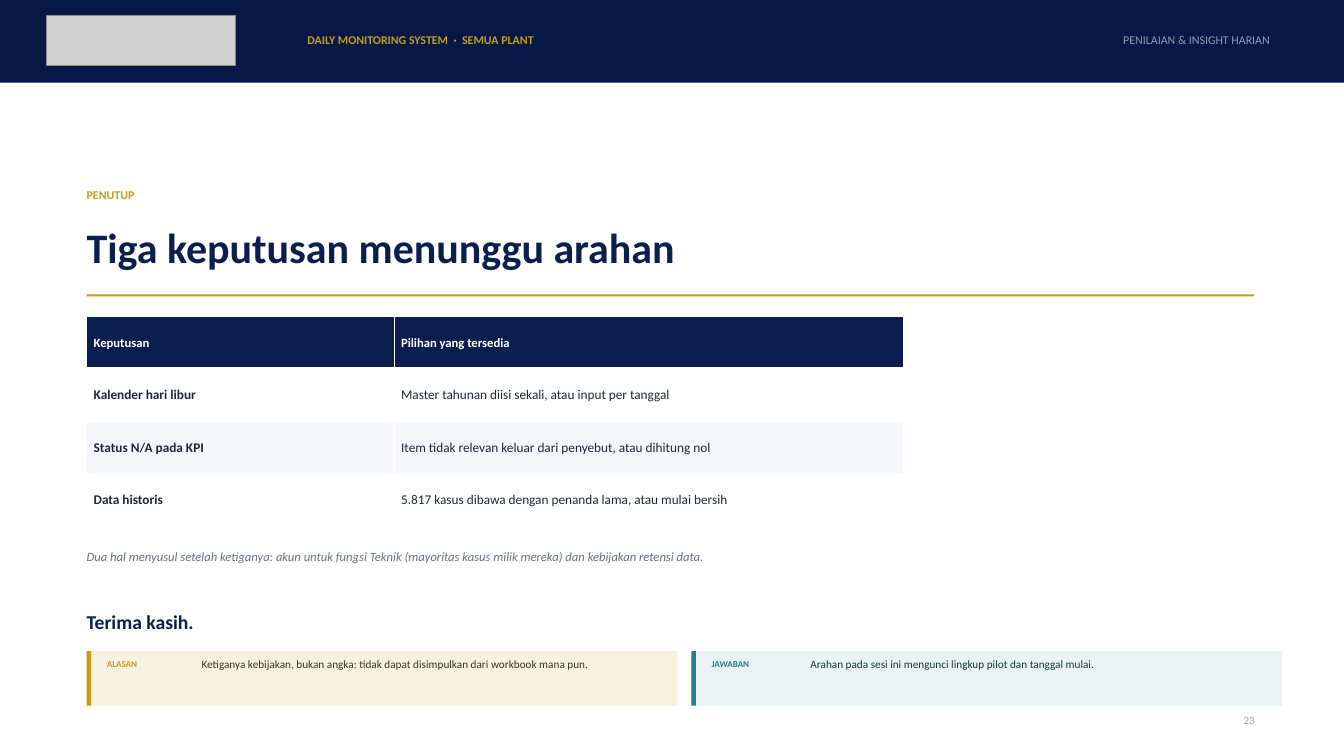
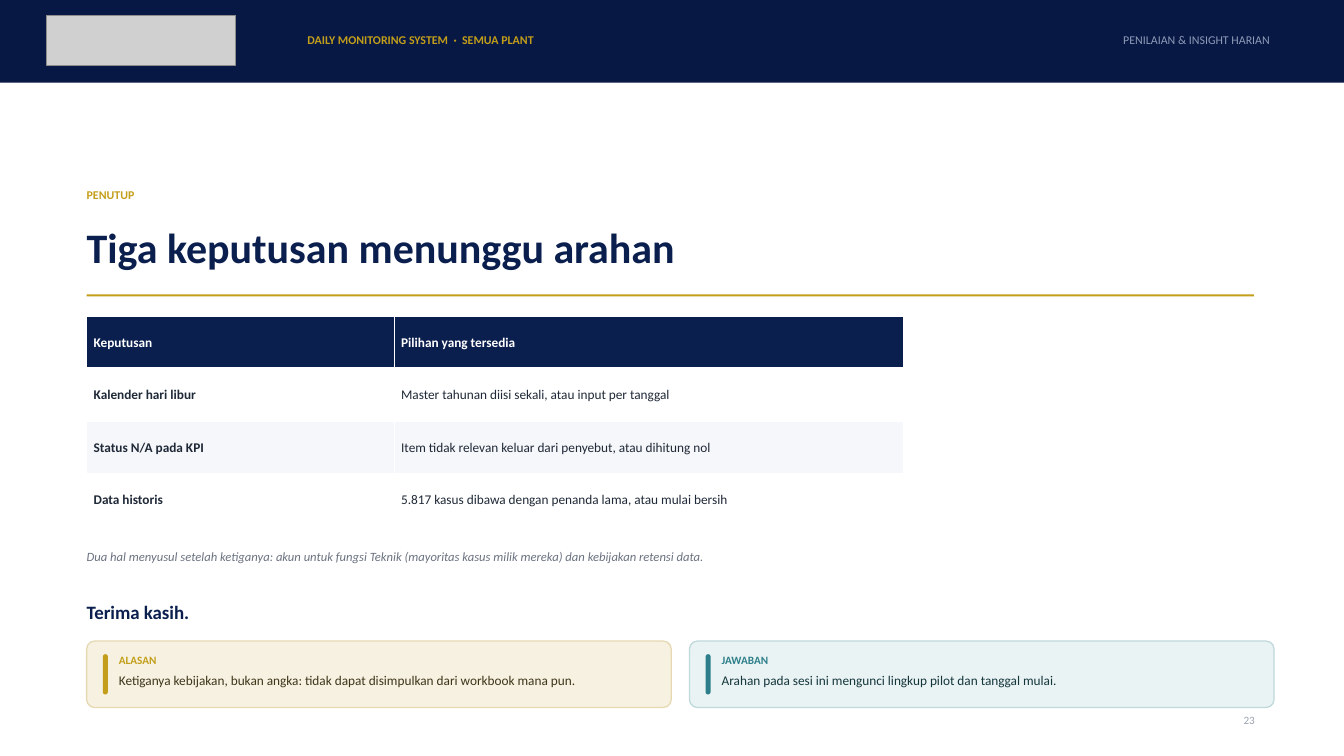
Before and after one commit to GalaxyDust/DailyMonitoringSystem_App, a slide deck: slide 23 of docs/DMS_Digitalisasi_v1.pptx. Drawn at 1344x756 pixels with LibreOffice and Linux fonts; fonts in the diff are those of the drawing; grey boxes stand for pictures; background and template pictures are left out. Boxes give left, top, right and bottom in pixels: in the first picture for what was removed or moved away, otherwise in the second. Text is boxed around its words. In the diff, an @@ line names an element or a change of style, - is before the commit and + after.

```diff
--- a/docs/DMS_Digitalisasi_v1.pptx
+++ b/docs/DMS_Digitalisasi_v1.pptx
@@ table at [87,317,903,526] @@
@@ size 9 to 9.5 pt in "Keputusan", "Pilihan yang tersedia" @@
@@ text "Terima kasih.": place and size @@
-text "Terima kasih." at [87,615,193,629]
+text "Terima kasih." at [87,605,189,619]
@@ text "Terima kasih." at [87,605,189,619]: size 14 to 13.5 pt @@
@@ rounded rectangle: place and size @@
-rounded rectangle at [87,651,678,706]
+rounded rectangle at [87,641,671,708]
@@ rounded rectangle at [87,641,671,708]: rectangle to rounded rectangle; outline none to #E6D9B2 0.9 pt @@
@@ rounded rectangle at [103,654,108,695]: rectangle to rounded rectangle @@
@@ rounded rectangle: place and size @@
-rounded rectangle at [87,651,91,706]
+rounded rectangle at [103,654,108,695]
@@ text "ALASAN": place and size @@
-text "ALASAN" at [107,661,137,667]
+text "ALASAN" at [119,656,157,664]
@@ text "ALASAN" at [119,656,157,664]: size 6.5 to 8 pt @@
@@ rounded rectangle: place and size @@
-rounded rectangle at [692,651,1282,706]
+rounded rectangle at [690,641,1274,708]
@@ rounded rectangle at [690,641,1274,708]: rectangle to rounded rectangle; outline none to #BFD8DB 0.9 pt @@
@@ rounded rectangle: place and size @@
-rounded rectangle at [692,651,696,706]
+rounded rectangle at [706,654,711,695]
@@ rounded rectangle at [706,654,711,695]: rectangle to rounded rectangle @@
@@ text "JAWABAN" at [722,656,769,664]: size 6.5 to 8 pt @@
@@ text "JAWABAN": place and size @@
-text "JAWABAN" at [712,661,750,667]
+text "JAWABAN" at [722,656,769,664]
@@ text "Ketiganya kebijakan, bukan angka: tidak ...": place and size @@
-text "Ketiganya kebijakan, bukan angka: tidak ..." at [202,660,588,670]
+text "Ketiganya kebijakan, bukan angka: tidak ..." at [119,675,575,688]
@@ text "Ketiganya kebijakan, bukan angka: tidak ..." at [119,675,575,688]: size 8 to 9.5 pt; line spacing 1.12 to 1.15 @@
@@ text "Arahan pada sesi ini mengunci ..." at [722,675,1056,688]: size 8 to 9.5 pt; line spacing 1.12 to 1.15 @@
@@ text "Arahan pada sesi ini mengunci ...": place and size @@
-text "Arahan pada sesi ini mengunci ..." at [810,660,1094,670]
+text "Arahan pada sesi ini mengunci ..." at [722,675,1056,688]
```
Also in this commit, not shown: 22 other slides changed, 2 other files.
